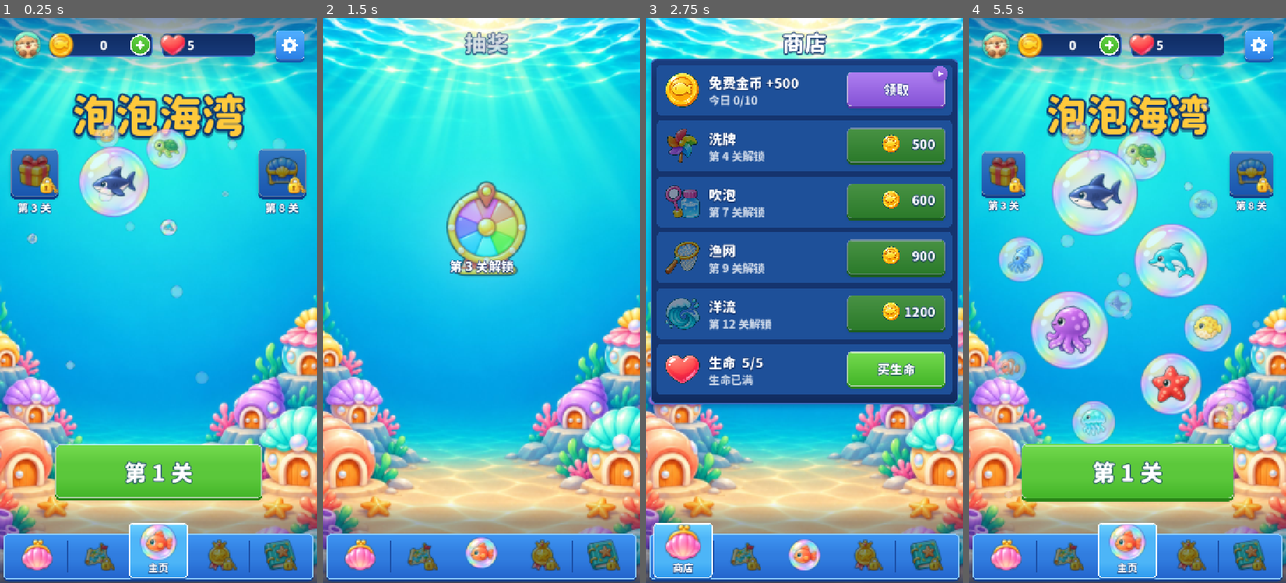
Above: before the commit, frames 1-4 (left to right).
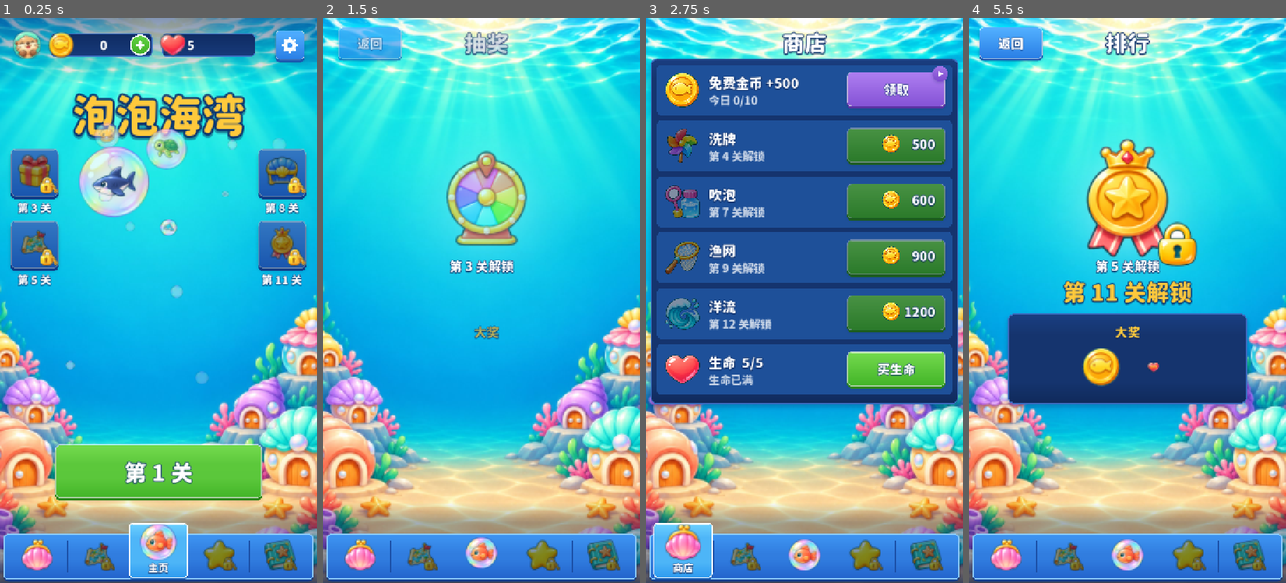
Above: after the commit, the same moments.

Repository: crazyniu/fishsort
Game: Godot game, scene res://scenes/main.tscn
Same seed, same stepped clock (60 frames per second), same inputs: the game is played once before the commit and once after it.
Inputs (mouse positions are in pixels of both pictures, inside the frame that each line leads up to):
- Up to frame 1 (0.25 s): no input
- Up to frame 2 (1.5 s): click (357, 181) at 0.52 s; click (605, 181) at 1.27 s
- Up to frame 3 (2.75 s): click (684, 549) at 2.02 s
- Up to frame 4 (5.5 s): click (1067, 549) at 2.77 s; click (1127, 549) at 3.52 s; click (1003, 255) at 4.27 s; click (1251, 255) at 5.02 s

The runs differ from the first frame. In frame 1, 3.3% of the frame differs, in the area x 3-97%, y 35-98%; in frame 2, 5.8%; in frame 3, 0.3%; in frame 4, 50%, in the area x 0-100%, y 0-100%.

Commit message:
feat(home): 底栏改为商店·家园·主页·每日挑战·图鉴，排行和选关挪到主页入口，锁页加大奖预览
v0 只做小游戏；APP 才做的功能整理到 docs/07。家园（第 30 关）和每日挑战（第 20 关）
先占页签，规则写进 docs/01 第 5.11、5.12 节，页面待做。

Co-Authored-By: Claude Fable 5.2 <noreply@anthropic.com>

Diff:
--- a/config/economy.json
+++ b/config/economy.json
@@ -112,7 +112,9 @@
     "wheel": 8,
     "skill_net": 9,
     "rank": 11,
-    "skill_current": 12
+    "skill_current": 12,
+    "daily": 20,
+    "homeBase": 30
   },
   "chest": {
     "normal": {
--- a/config/game_ui.json
+++ b/config/game_ui.json
@@ -106,6 +106,13 @@
       "maxSeconds": 16
     }
   },
+  "lockedPrizes": {
+    "album": ["res://assets/ui/coin.png", "res://assets/ui/tool_net.png", "res://assets/ui/avatar.png"],
+    "rank": ["res://assets/ui/coin.png", "res://assets/ui/heart_inf.png"],
+    "wheel": ["res://assets/ui/coin.png", "res://assets/ui/tool_blow.png", "res://assets/ui/heart_inf.png"],
+    "daily": ["res://assets/ui/chest_closed.png", "res://assets/ui/heart_inf.png"],
+    "homeBase": ["res://assets/ui/chest_closed.png", "res://assets/ui/coin.png", "res://assets/ui/star.png"]
+  },
   "unlockGuide": {
     "delay": 0.5,
     "lockSeconds": 0.45,
--- a/i18n/strings.csv
+++ b/i18n/strings.csv
@@ -196,3 +196,7 @@
 UI_SHARE_SHORT,分享,Share
 TIP_LIVES,从这关起，中途离开会失去 1 条生命,From here on leaving mid-level costs a life
 TIP_DROP,后面还有气泡会掉下来,More bubbles will drop in later
+UI_TAB_BASE,家园,Bay
+UI_TAB_DAILY,每日挑战,Daily
+H_COMING_SOON,即将开放,Coming soon
+H_GRAND_PRIZE,大奖,Grand prize
--- a/src/core/meta/features.gd
+++ b/src/core/meta/features.gd
@@ -1,7 +1,8 @@
 class_name Features
 extends RefCounted
 ## 功能开放关，见 docs/01 第 5.3 节。level 传玩家当前所在关（save["level"]）。
-## 功能名：signin、levelSelect、album、wheel、rank、skill_shuffle、skill_blow、skill_net、skill_current
+## 功能名：signin、levelSelect、album、wheel、rank、daily、homeBase、
+## skill_shuffle、skill_blow、skill_net、skill_current
 
 
 static func unlock_level(eco: Dictionary, feature: String) -> int:
--- a/src/ui/home_popups.gd
+++ b/src/ui/home_popups.gd
@@ -17,6 +17,8 @@
 	"album": "H_FEAT_COLLECTION",
 	"wheel": "H_FEAT_WHEEL",
 	"rank": "H_FEAT_RANK",
+	"daily": "UI_TAB_DAILY",
+	"homeBase": "UI_TAB_BASE",
 }
 
 
@@ -337,6 +339,10 @@
 			return "res://assets/ui/tab_rank.png"
 		"shop":
 			return "res://assets/ui/tab_shop.png"
+		"daily":
+			return "res://assets/ui/star.png"
+		"homeBase":
+			return "res://assets/ui/tab_levels.png"
 	return HomePrize.skill_icon(feature.substr(6))
 
 
--- a/src/ui/home_screen.gd
+++ b/src/ui/home_screen.gd
@@ -1,11 +1,11 @@
 class_name HomeScreen
 extends Control
-## 主界面：顶栏 + 中间页面 + 底部五个页签（商店 · 抽奖 · 主页 · 排行 · 图鉴）。
+## 主界面：顶栏 + 中间页面 + 底部五个页签（商店 · 家园 · 主页 · 每日挑战 · 图鉴）。
 ## 数据与动作全部走 HomeModel，真实逻辑接入时只换那一个文件。
 
-## 底栏五个页签：商店、关卡、主页、排行、图鉴。关卡页签直接打开选关路线。
-## 抽奖不占页签，是从主页入口进去的子页面
-enum { TAB_SHOP, TAB_LEVELS, TAB_MAIN, TAB_RANK, TAB_COLLECTION, TAB_WHEEL }
+## 底栏五个页签：商店、家园、主页、每日挑战、图鉴（docs/01 §5.3）。
+## 抽奖和排行不占页签，是从主页入口进去的子页面；选关也从主页入口打开
+enum { TAB_SHOP, TAB_BASE, TAB_MAIN, TAB_DAILY, TAB_COLLECTION, TAB_WHEEL, TAB_RANK }
 
 const W := 750.0
 const BAR_Y := 16.0
@@ -13,17 +13,19 @@
 const TOP_H := 124.0
 const TABS_H := 150.0
 const TAB_KEYS: Array[String] = [
-	"UI_TAB_SHOP", "H_ENTRY_LEVELS", "UI_TAB_MAIN", "UI_TAB_RANK", "UI_TAB_COLLECTION"
+	"UI_TAB_SHOP", "UI_TAB_BASE", "UI_TAB_MAIN", "UI_TAB_DAILY", "UI_TAB_COLLECTION"
 ]
 const TAB_ICONS: Array[String] = [
 	"res://assets/ui/tab_shop.png",
 	"res://assets/ui/tab_levels.png",
 	"res://assets/ui/tab_main.png",
-	"res://assets/ui/tab_rank.png",
+	"res://assets/ui/star.png",
 	"res://assets/ui/tab_collection.png",
 ]
 ## 每个页签对应的功能开放项，空串 = 始终开放
-const TAB_FEATURES: Array[String] = ["", "levelSelect", "", "rank", "album"]
+const TAB_FEATURES: Array[String] = ["", "homeBase", "", "daily", "album", "wheel", "rank"]
+## 已经排了开放关、但页面还没做的功能：开放后先显示「即将开放」
+const COMING_SOON: Array[String] = ["homeBase", "daily"]
 
 var start_tab: int = TAB_MAIN
 var model: HomeModel
@@ -249,9 +251,10 @@
 
 
 func _tab_open(i: int) -> bool:
-	if i >= TAB_FEATURES.size():
-		return model.is_unlocked("wheel")
-	return TAB_FEATURES[i].is_empty() or model.is_unlocked(TAB_FEATURES[i])
+	var feature: String = TAB_FEATURES[i]
+	if COMING_SOON.has(feature):
+		return false
+	return feature.is_empty() or model.is_unlocked(feature)
 
 
 func _mark_tabs() -> void:
@@ -278,10 +281,6 @@
 	if i == _tab:
 		return
 	Audio.sfx(&"click")
-	if i == TAB_LEVELS and _tab_open(i):
-		# 选关路线是盖在上面的整页，关掉后回到原来的页签
-		LevelRoute.open(self)
-		return
 	var from_right: bool = i > _tab
 	_tab = i
 	_mark_tabs()
@@ -301,17 +300,20 @@
 	return MainPage.new()
 
 
-## 没开放的页签：页面里用大图标和「第 N 关解锁」说明
+## 没开放的页签：页面里是大图标、「第 N 关解锁」和开放后能拿到的大奖预览
 func _locked_page(tab: int) -> HomePage:
-	var feature: String = "wheel" if tab >= TAB_FEATURES.size() else TAB_FEATURES[tab]
+	var feature: String = TAB_FEATURES[tab]
 	var page := LockedPage.new()
+	page.feature = feature
 	if tab < TAB_KEYS.size():
 		page.feature_title = tr(TAB_KEYS[tab])
 		page.icon_path = TAB_ICONS[tab]
 	else:
-		page.feature_title = tr("H_TAB_WHEEL")
-		page.icon_path = "res://assets/ui/tab_wheel.png"
+		page.feature_title = HomePopups.feature_name(feature)
+		page.icon_path = HomePopups.feature_icon(feature)
+		page.with_back = true
 	page.unlock_at = model.unlock_level(feature)
+	page.coming_soon = COMING_SOON.has(feature) and model.is_unlocked(feature)
 	return page
 
 
--- a/src/ui/locked_page.gd
+++ b/src/ui/locked_page.gd
@@ -1,16 +1,26 @@
 class_name LockedPage
 extends HomePage
-## 还没开放的页签点进来看到的页面：标题、功能的大图标、「第 N 关解锁」。
+## 还没开放的页签点进来看到的页面：标题、功能的大图标、「第 N 关解锁」，
+## 下面一块「大奖」预览，告诉玩家开放后能拿到什么（docs/01 §5.3）。
 ## 不用一闪而过的小提示，直接在页面里说清楚。
 
+const PRIZE := 96.0
+
+var feature: String = ""
 var feature_title: String = ""
 var icon_path: String = ""
 var unlock_at: int = 0
+## 已到开放关、但页面还没做完
+var coming_soon: bool = false
+## 子页面（从主页入口进来的）左上角放返回键
+var with_back: bool = false
 
 
 func build() -> void:
 	title(feature_title)
-	var mid: float = size.y * 0.42
+	if with_back:
+		btn(self, tr("H_BACK"), UiKit.BLUE, Vector2(24, 24), Vector2(150, 70), _on_back, 30)
+	var mid: float = size.y * 0.36
 	var glow := UiKit.badge("fx_glow", 520)
 	glow.modulate = Color(1, 1, 1, 0.55)
 	add(glow, Vector2((W - 520.0) / 2.0, mid - 260.0))
@@ -18,9 +28,40 @@
 	add(icon, Vector2((W - 280.0) / 2.0, mid - 140.0), Vector2(280, 280))
 	Anim.pop_in(icon, 0.05, 0.4)
 	Anim.bob(icon, 10.0, 3.2)
-	var lock := UiKit.icon("res://assets/ui/lock_skill.png", 96)
-	add(lock, Vector2(W / 2.0 + 70.0, mid + 60.0))
-	Anim.pop_in(lock, 0.2, 0.3)
-	var text := UiKit.label(tr("H_UNLOCKS_AT") % unlock_at, 52, UiKit.GOLD)
-	add(text, Vector2(0, mid + 190.0), Vector2(W, 72))
+	if not coming_soon:
+		var lock := UiKit.icon("res://assets/ui/lock_skill.png", 96)
+		add(lock, Vector2(W / 2.0 + 70.0, mid + 60.0))
+		Anim.pop_in(lock, 0.2, 0.3)
+	var line: String = tr("H_COMING_SOON") if coming_soon else tr("H_UNLOCKS_AT") % unlock_at
+	var text := UiKit.label(line, 52, UiKit.GOLD)
+	add(text, Vector2(0, mid + 180.0), Vector2(W, 72))
 	Anim.pop_in(text, 0.15, 0.3)
+	_build_prizes(mid + 280.0)
+
+
+## 大奖预览：一块深色底板，标题 + 一排奖励图标
+func _build_prizes(top: float) -> void:
+	var icons: Array = GameCfg.d()["lockedPrizes"].get(feature, [])
+	if icons.is_empty():
+		return
+	var panel_w: float = 520.0
+	var x: float = (W - panel_w) / 2.0
+	var panel := UiKit.piece("deep")
+	add(panel, Vector2(x, top), Vector2(panel_w, 196))
+	Anim.pop_in(panel, 0.25, 0.3)
+	add(
+		UiKit.label(tr("H_GRAND_PRIZE"), 30, UiKit.GOLD),
+		Vector2(x, top + 12.0),
+		Vector2(panel_w, 40)
+	)
+	var gap: float = 28.0
+	var row_w: float = icons.size() * PRIZE + (icons.size() - 1) * gap
+	for i: int in icons.size():
+		var prize := UiKit.icon(str(icons[i]), PRIZE)
+		var pos := Vector2((W - row_w) / 2.0 + i * (PRIZE + gap), top + 70.0)
+		add(prize, pos, Vector2(PRIZE, PRIZE))
+		Anim.pop_in(prize, 0.3 + i * 0.08, 0.3)
+
+
+func _on_back() -> void:
+	host.go_tab(HomeScreen.TAB_MAIN)
--- a/src/ui/main_page.gd
+++ b/src/ui/main_page.gd
@@ -25,9 +25,15 @@
 
 
 func _build_entries() -> void:
-	# 主页两侧只留签到和抽奖；选关在底栏，技能在商店
-	var left: Array = [["signin", "res://assets/ui/gift.png", "UI_SIGNIN", _open_signin]]
-	var right: Array = [["wheel", "res://assets/ui/chest_closed.png", "H_FEAT_WHEEL", _open_wheel]]
+	# 主页两侧：左边签到、选关，右边抽奖、排行。技能在商店
+	var left: Array = [
+		["signin", "res://assets/ui/gift.png", "UI_SIGNIN", _open_signin],
+		["levelSelect", "res://assets/ui/tab_levels.png", "H_FEAT_LEVELS", _open_levels],
+	]
+	var right: Array = [
+		["wheel", "res://assets/ui/chest_closed.png", "H_FEAT_WHEEL", _open_wheel],
+		["rank", "res://assets/ui/tab_rank.png", "H_FEAT_RANK", _open_rank],
+	]
 	for i: int in left.size():
 		_entry(left[i], Vector2(30, 190 + i * 170))
 	for i: int in right.size():
@@ -75,8 +81,8 @@
 
 func _on_entry(feature: String, action: Callable) -> void:
 	_end_guide()
-	if feature == "wheel":
-		# 没开放也进去：抽奖页自己会显示「第 N 关解锁」
+	if feature == "wheel" or feature == "rank":
+		# 没开放也进去：页面里会显示「第 N 关解锁」和大奖预览
 		action.call()
 	elif host.check_unlocked(feature):
 		action.call()
@@ -93,6 +99,14 @@
 
 func _open_wheel() -> void:
 	host.go_tab(HomeScreen.TAB_WHEEL)
+
+
+func _open_rank() -> void:
+	host.go_tab(HomeScreen.TAB_RANK)
+
+
+func _open_levels() -> void:
+	LevelRoute.open(host)
 
 
 func _build_start() -> void:
@@ -116,7 +130,8 @@
 ## 功能刚开放：在对应入口或页签上放解锁动画，再用光环指着它等玩家点（不弹窗）
 func _check_unlock() -> void:
 	var feature: String = _model.take_pending_unlock()
-	if feature.is_empty():
+	# 页面还没做的功能不播解锁动画
+	if feature.is_empty() or HomeScreen.COMING_SOON.has(feature):
 		return
 	var tab: int = _unlock_tab(feature)
 	if _entries.has(feature):
@@ -132,14 +147,8 @@
 
 ## 开放的功能落在哪个页签上（技能和商店都在商店页签）
 func _unlock_tab(feature: String) -> int:
-	match feature:
-		"levelSelect":
-			return HomeScreen.TAB_LEVELS
-		"album":
-			return HomeScreen.TAB_COLLECTION
-		"rank":
-			return HomeScreen.TAB_RANK
-	return HomeScreen.TAB_SHOP
+	var tab: int = HomeScreen.TAB_FEATURES.find(feature)
+	return tab if tab >= 0 and tab < HomeScreen.TAB_KEYS.size() else HomeScreen.TAB_SHOP
 
 
 func _end_guide() -> void:
--- a/src/ui/rank_page.gd
+++ b/src/ui/rank_page.gd
@@ -5,6 +5,8 @@
 
 func build() -> void:
 	title(tr("UI_RANK_TITLE"))
+	# 排行是主页的子页面，左上角返回
+	btn(self, tr("H_BACK"), UiKit.BLUE, Vector2(24, 24), Vector2(150, 70), _on_back, 30)
 	var days_left: int = 7 - (Save.today() + 3) % 7
 	add(UiKit.label(tr("UI_RANK_RESET") % days_left, 24), Vector2(0, 84), Vector2(W, 34))
 	var me_score: int = (
@@ -47,3 +49,7 @@
 		score.horizontal_alignment = HORIZONTAL_ALIGNMENT_RIGHT
 		add_to(row, score, Vector2(W - 52 - 190, 0), Vector2(170, row_h - 12))
 		Anim.pop_in(row, 0.04 * i, 0.28)
+
+
+func _on_back() -> void:
+	host.go_tab(HomeScreen.TAB_MAIN)
--- a/tests/test_meta_v2.gd
+++ b/tests/test_meta_v2.gd
@@ -75,7 +75,15 @@
 
 func test_features_table() -> void:
 	var eco: Dictionary = _setup()[1]
-	var want := {"signin": 3, "levelSelect": 5, "album": 6, "wheel": 8, "rank": 11}
+	var want := {
+		"signin": 3,
+		"levelSelect": 5,
+		"album": 6,
+		"wheel": 8,
+		"rank": 11,
+		"daily": 20,
+		"homeBase": 30
+	}
 	for f: String in want:
 		ok(not Features.is_unlocked(eco, f, want[f] - 1), "%s 前一关未开" % f)
 		ok(Features.is_unlocked(eco, f, want[f]), "%s 当关开放" % f)
Not shown, changed: CLAUDE.md
Not shown, changed: docs/01-玩法设计.md
Not shown, changed: docs/04-技术架构.md
Not shown, changed: docs/07-里程碑.md
